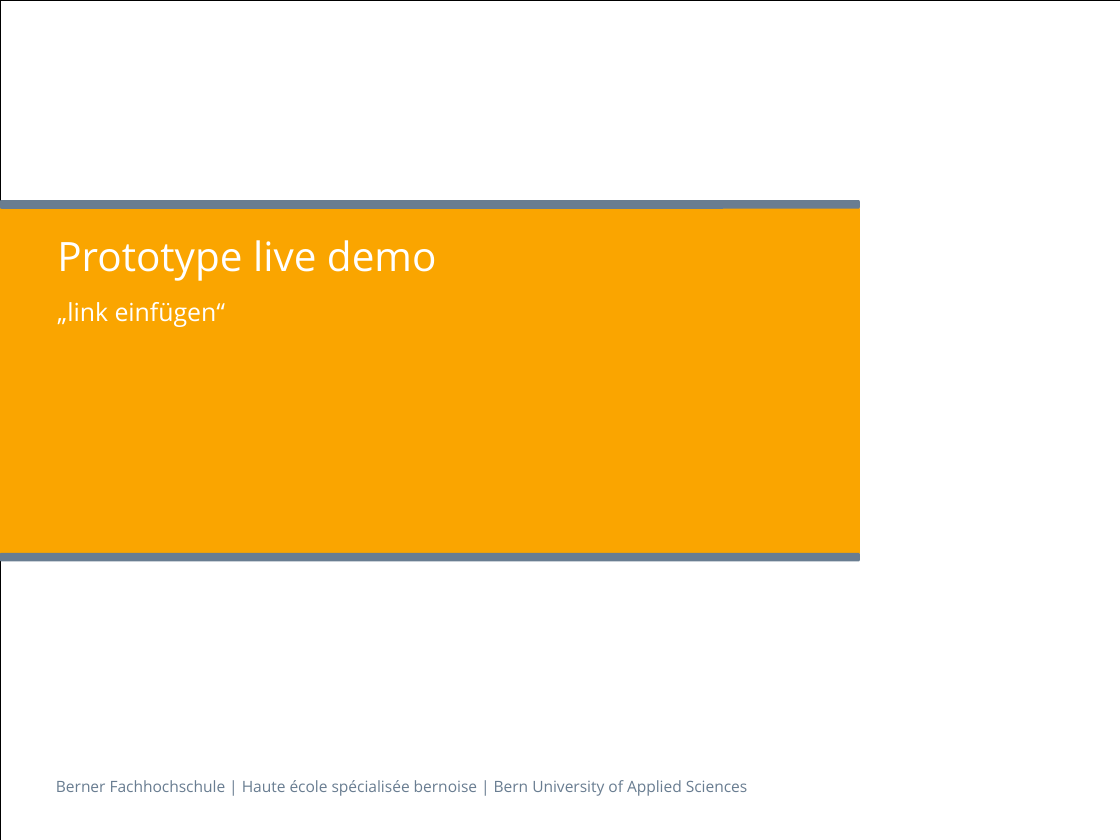
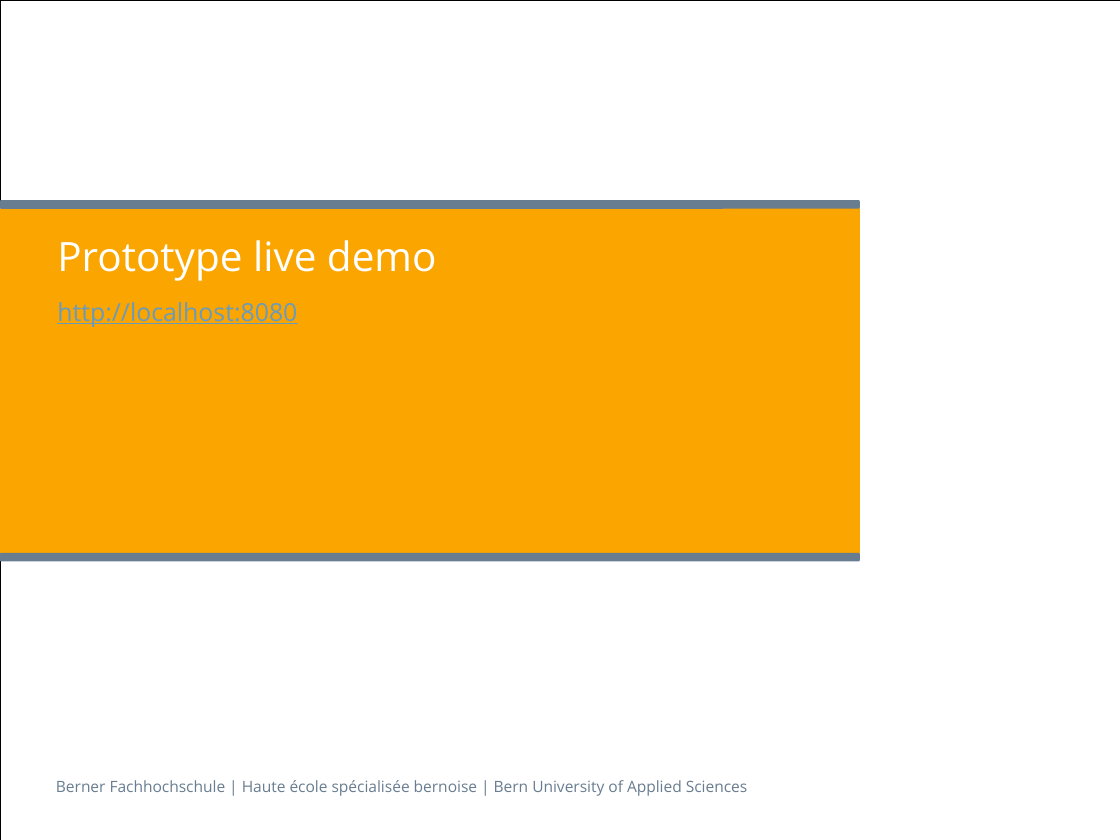
Before and after one commit to swisszeni/ch.bfh.btx8081.w2014.red, a slide deck: slide 5 of doc/finalPresentation/Praesentation_BFH_2013 copy.pptx (slide 3 before the commit). Drawn at 1120x840 pixels with LibreOffice and Linux fonts; fonts in the diff are those of the drawing. Boxes give left, top, right and bottom in pixels: in the first picture for what was removed or moved away, otherwise in the second. Text is boxed around its words. In the diff, an @@ line names an element or a change of style, - is before the commit and + after.

```diff
--- a/doc/finalPresentation/Praesentation_BFH_2013 copy.pptx
+++ b/doc/finalPresentation/Praesentation_BFH_2013 copy.pptx
@@ subtitle at (57, 302, 297, 327): text changed; text colour #FFFFFF to #699BBE @@
-„link einfügen“
+http://localhost:8080
```
Also in this commit, not shown: 1 other slide changed, 16 slides added, 27 slides removed.
